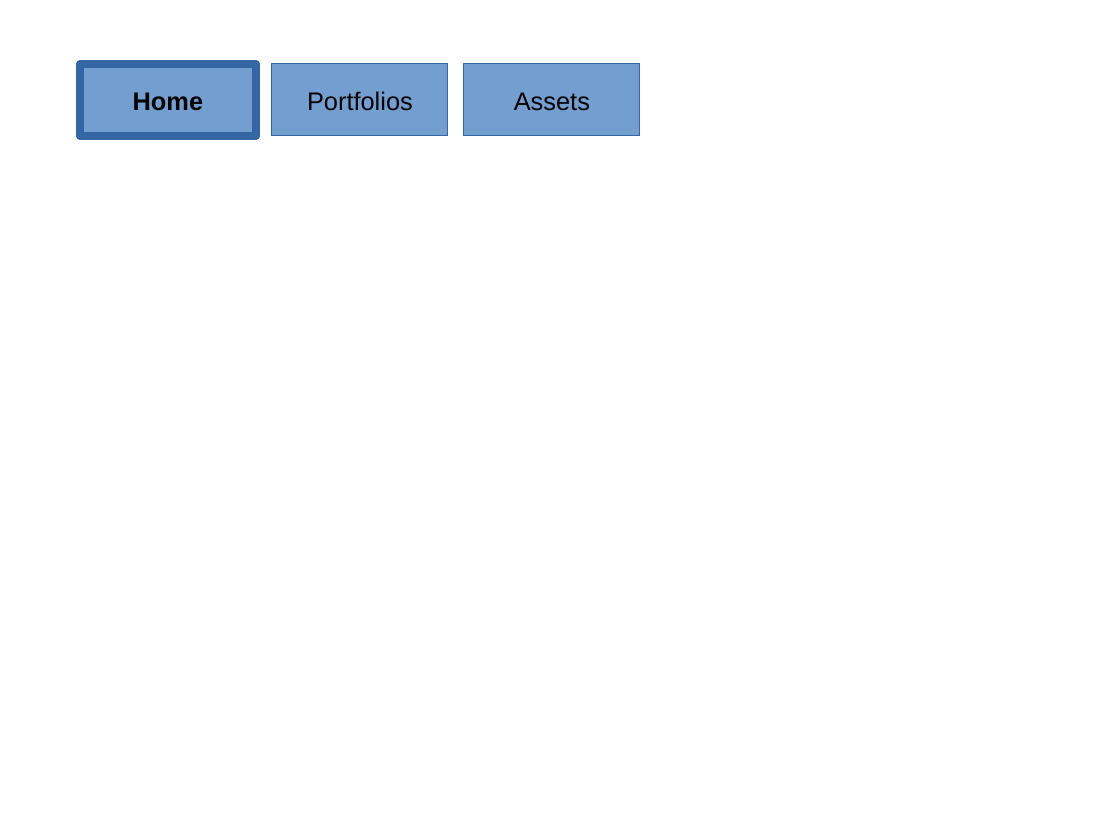
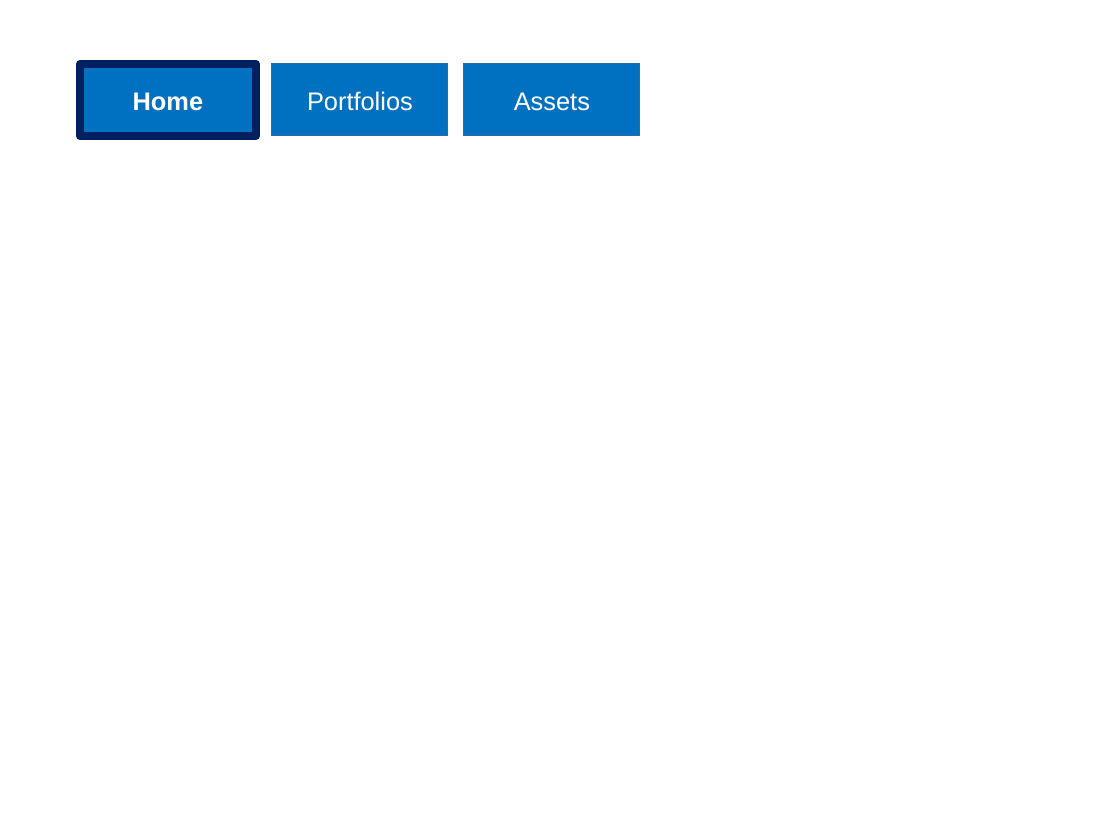
Before and after one commit to amastrobera/portfolio_mng_site, a slide deck: slide 1 of user_interface.pptx. Drawn at 1120x840 pixels with LibreOffice and Linux fonts; fonts in the diff are those of the drawing. Boxes give left, top, right and bottom in pixels: in the first picture for what was removed or moved away, otherwise in the second. Text is boxed around its words. In the diff, an @@ line names an element or a change of style, - is before the commit and + after.

```diff
--- a/user_interface.pptx
+++ b/user_interface.pptx
@@ rectangle "Home" at <box>80,64,256,136</box>: text colour #000000 to #FFFFFF; fill #729FCF to #0070C0; outline #3465A4 5.67 pt to #002060 5.67 pt @@
@@ rectangle "Portfolios" at <box>272,64,448,136</box>: text colour #000000 to #FFFFFF; fill #729FCF to #0070C0 @@
@@ rectangle "Assets" at <box>464,64,640,136</box>: text colour #000000 to #FFFFFF; fill #729FCF to #0070C0 @@
```
Also in this commit, not shown: 2 other slides changed, 1 slide added.
